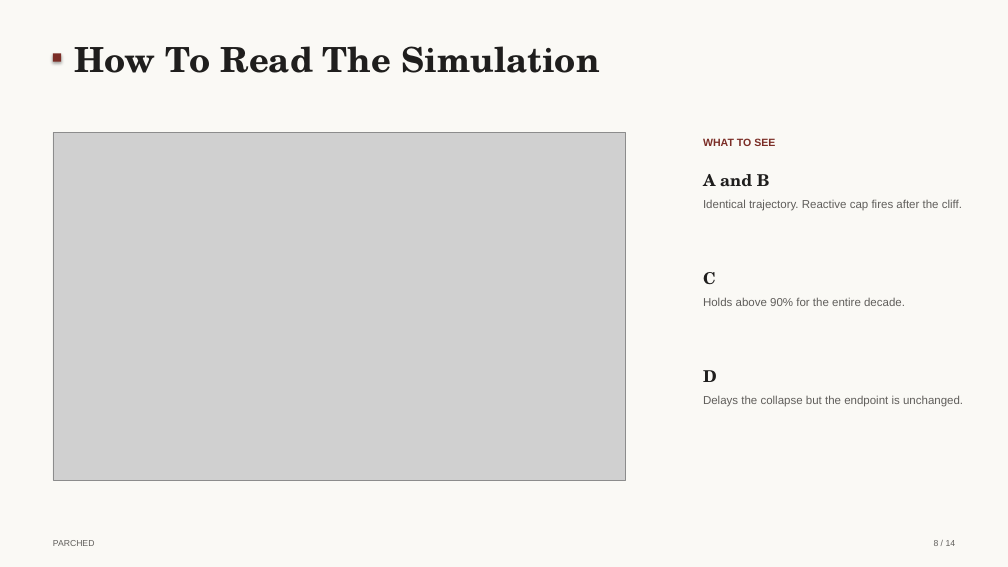
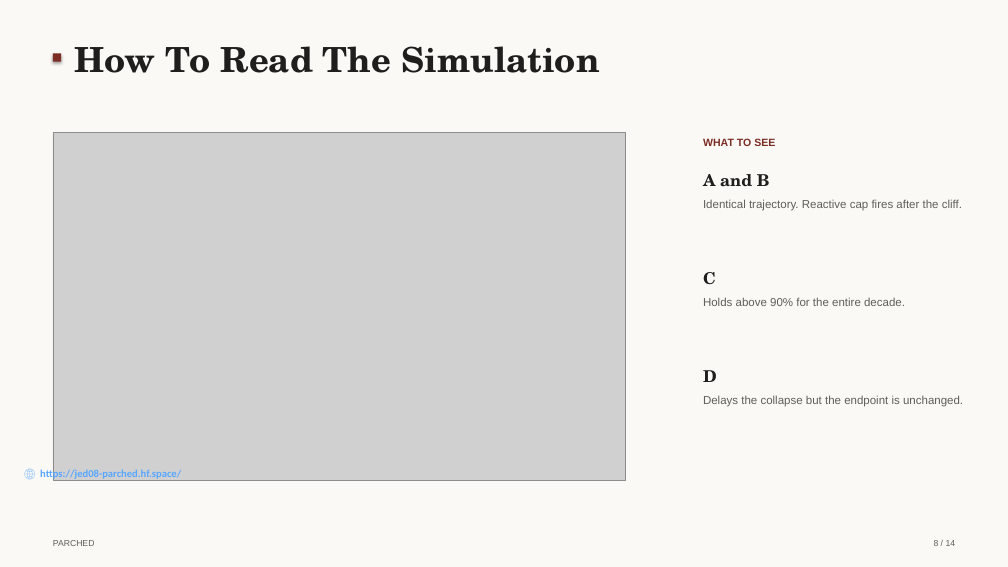
Before and after one commit to cup-noodlehS/ABM-project, a slide deck: slide 8 of presentation/PARCHED_final.pptx. Drawn at 1008x567 pixels with LibreOffice and Linux fonts; fonts in the diff are those of the drawing; grey boxes stand for pictures. Boxes give left, top, right and bottom in pixels: in the first picture for what was removed or moved away, otherwise in the second. Text is boxed around its words. In the diff, an @@ line names an element or a change of style, - is before the commit and + after.

```diff
--- a/presentation/PARCHED_final.pptx
+++ b/presentation/PARCHED_final.pptx
@@ text added at box(40, 468, 181, 480), 11 pt, text #58A6FF, bold @@
+🌐 https://jed08-parched.hf.space/
```
Also in this commit, not shown: 1 other slide changed.
